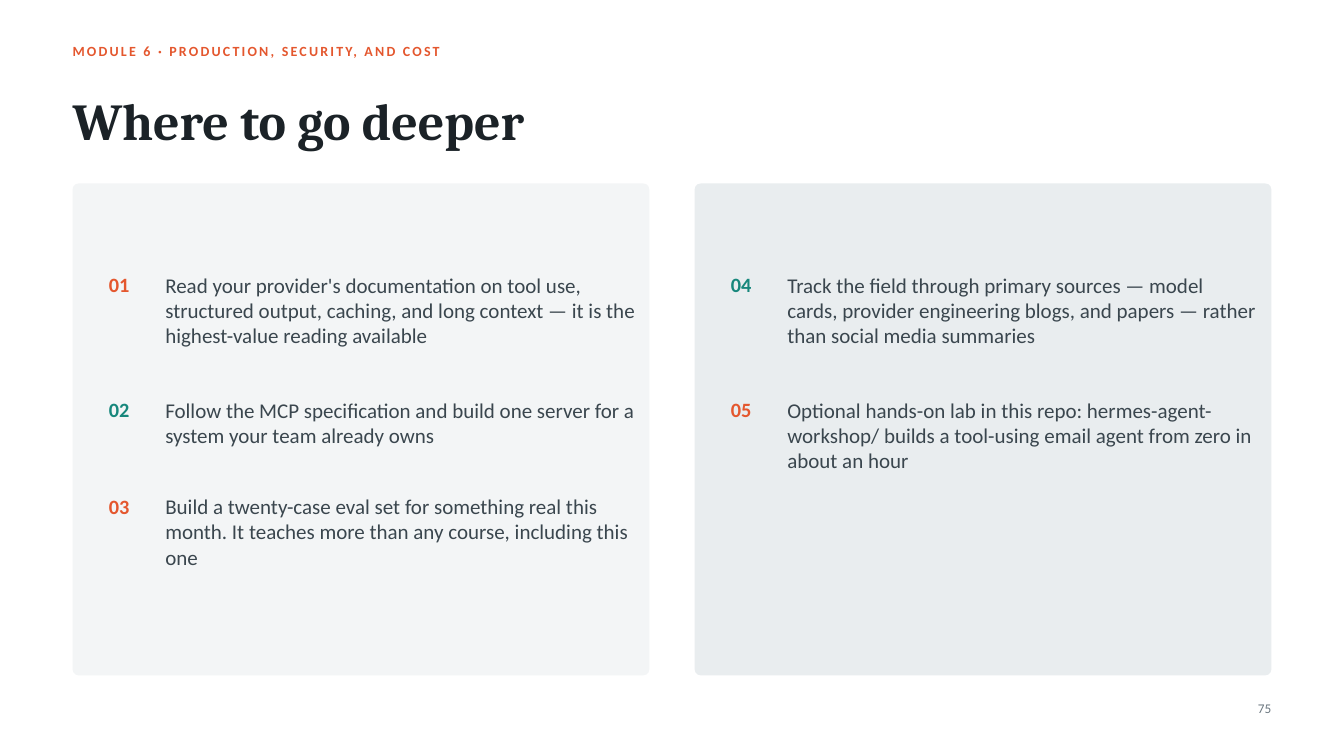
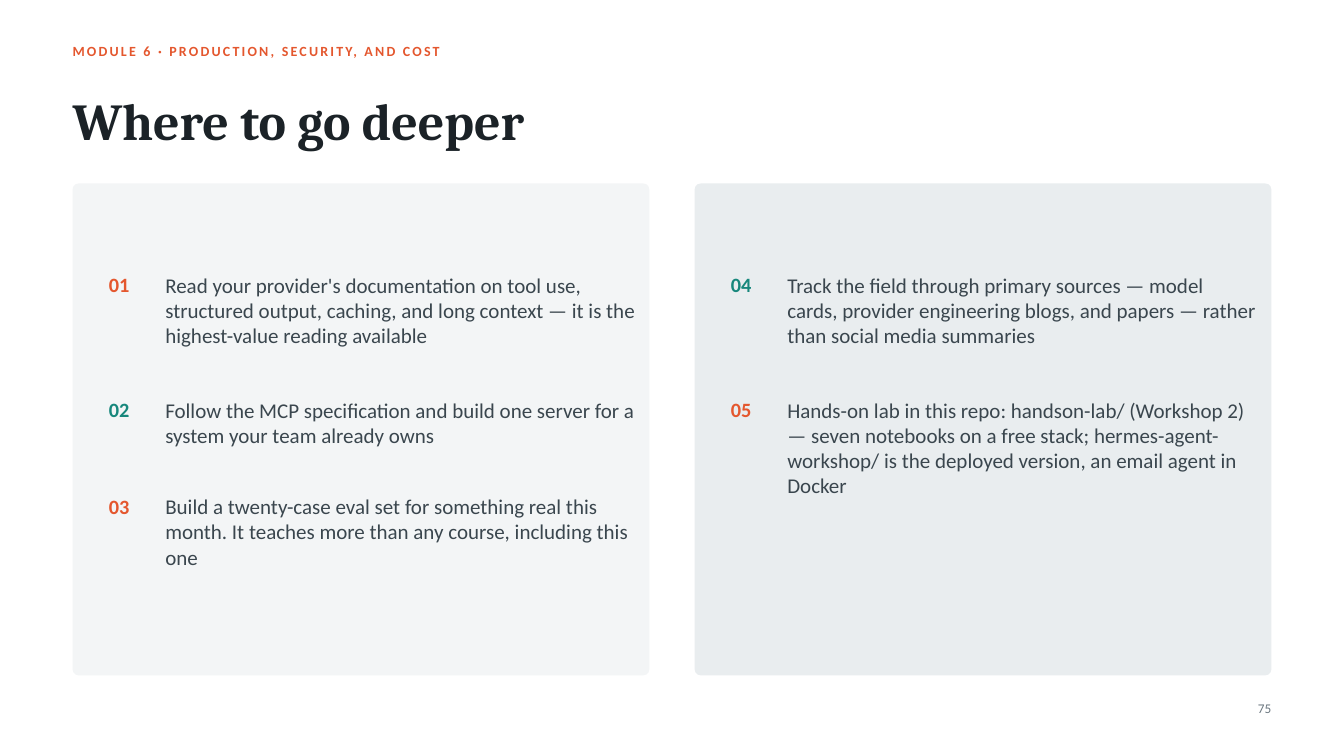
Before and after one commit to RickZee/ai-workshop, a slide deck: slide 75 of presentation/ai-foundations-for-engineers.pptx. Drawn at 1344x756 pixels with LibreOffice and Linux fonts; fonts in the diff are those of the drawing. Boxes give left, top, right and bottom in pixels: in the first picture for what was removed or moved away, otherwise in the second. Text is boxed around its words. In the diff, an @@ line names an element or a change of style, - is before the commit and + after.

```diff
--- a/presentation/ai-foundations-for-engineers.pptx
+++ b/presentation/ai-foundations-for-engineers.pptx
@@ text at <box>787,403,1244,493</box>: text changed @@
-Optional hands-on lab in this repo: hermes-agent-workshop/ builds a tool-using email agent from zero in about an hour
+Hands-on lab in this repo: handson-lab/ (Workshop 2) — seven notebooks on a free stack; hermes-agent-workshop/ is the deployed version, an email agent in Docker
```
Also in this commit, not shown: 2 other slides changed, 13 other files.
